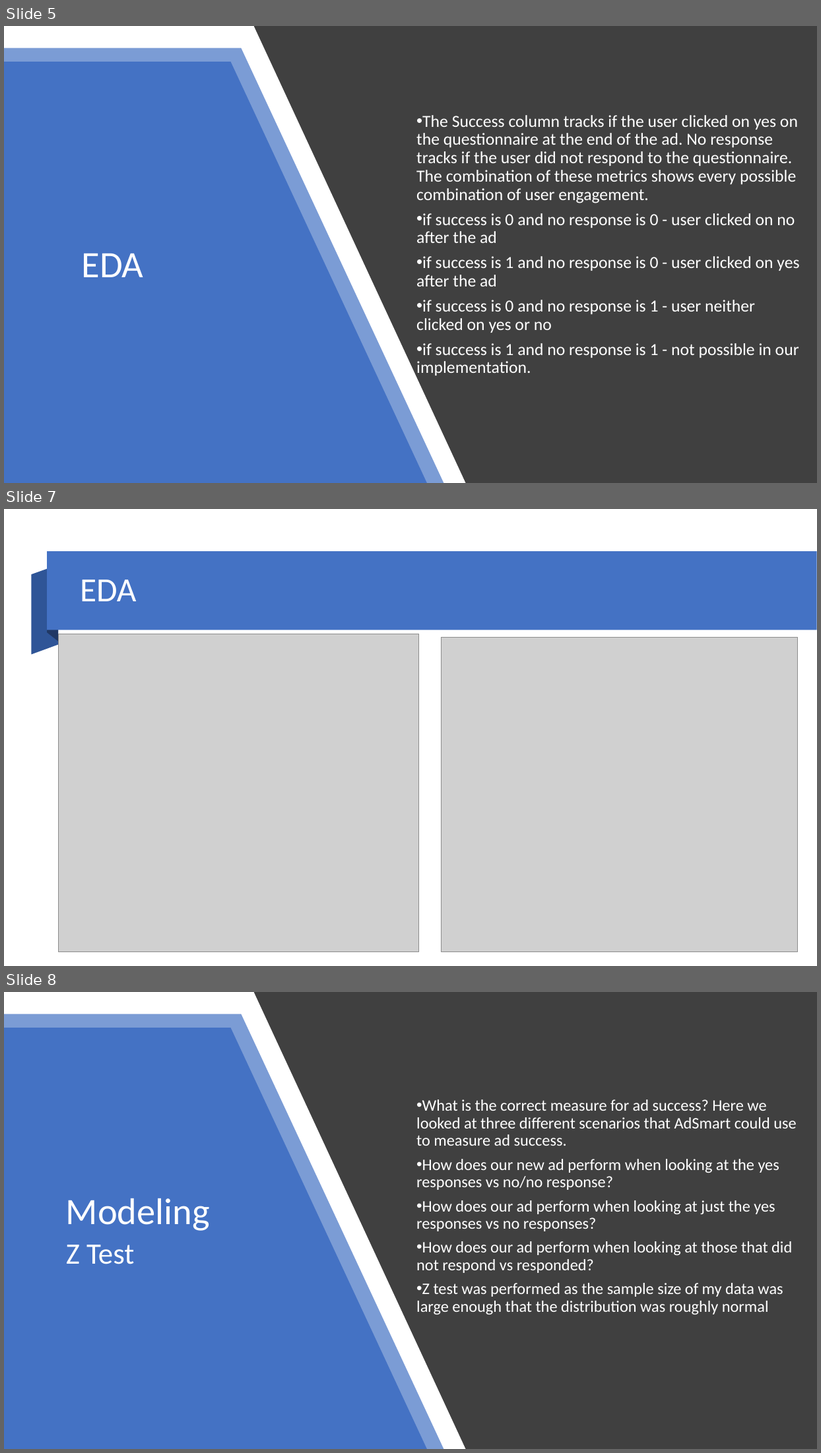
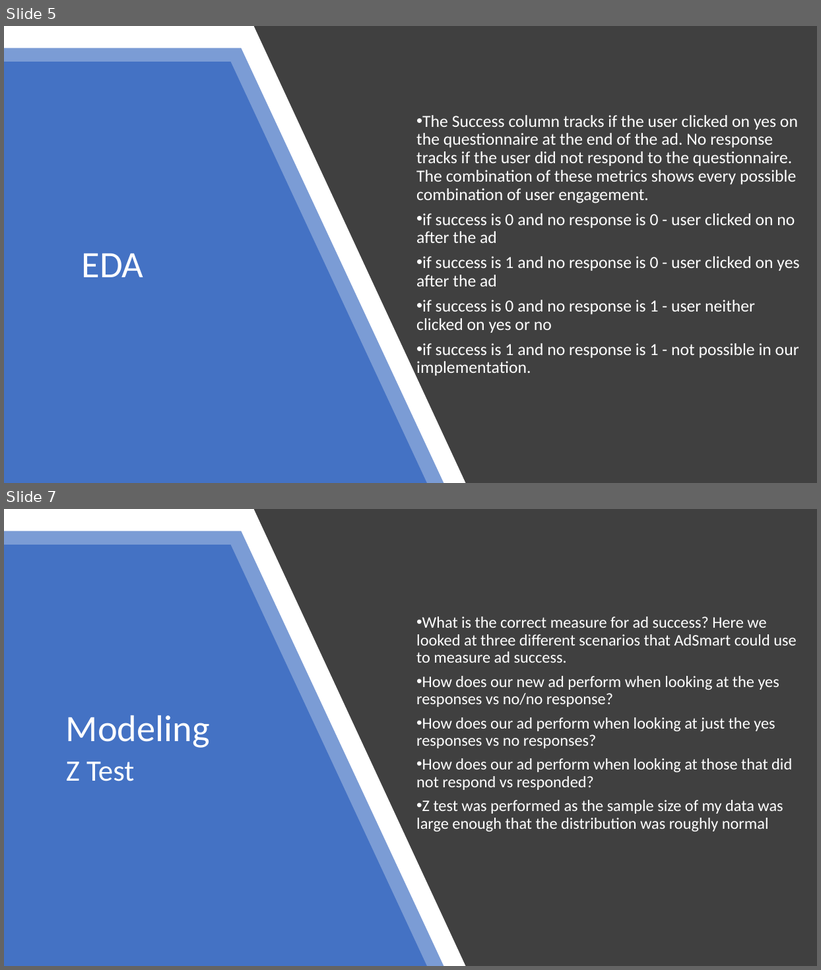
Before and after one commit to kenneykwan/Springboard, a slide deck: Capstone 3 - AB Testing/Reports/Capstone 3 - Ad AB Testing Final Presentation.pptx. Shown one above the other, each under a label of ours: slides 5, 7 and 8 before the commit, slides 5 and 7 after it; the slides between them are not shown. The pictures are 821x1453 and 821x970 pixels, drawn with LibreOffice and Linux fonts; fonts in the diff are those of the drawing; grey boxes stand for pictures. Boxes give left, top, right and bottom in pixels: in the first picture for what was removed or moved away, otherwise in the second. Text is boxed around its words. In the diff, an @@ line names an element or a change of style, - is before the commit and + after.

```diff
--- a/Capstone 3 - AB Testing/Reports/Capstone 3 - Ad AB Testing Final Presentation.pptx
+++ b/Capstone 3 - AB Testing/Reports/Capstone 3 - Ad AB Testing Final Presentation.pptx
@@ slide 7 removed at (4, 509, 817, 966), background #FFFFFF @@
@@ freeform shape removed at (32, 565, 58, 655) @@
@@ rectangle removed at (47, 552, 817, 630) @@
@@ freeform shape removed at (48, 552, 58, 642) @@
@@ title removed at (80, 580, 137, 601) @@
-EDA
@@ picture removed at (58, 634, 419, 953) @@
@@ picture removed at (442, 638, 798, 953) @@
@@ what was slide 8 is now slide 7 @@
```
Also in this commit, not shown: 1 slide changed.
